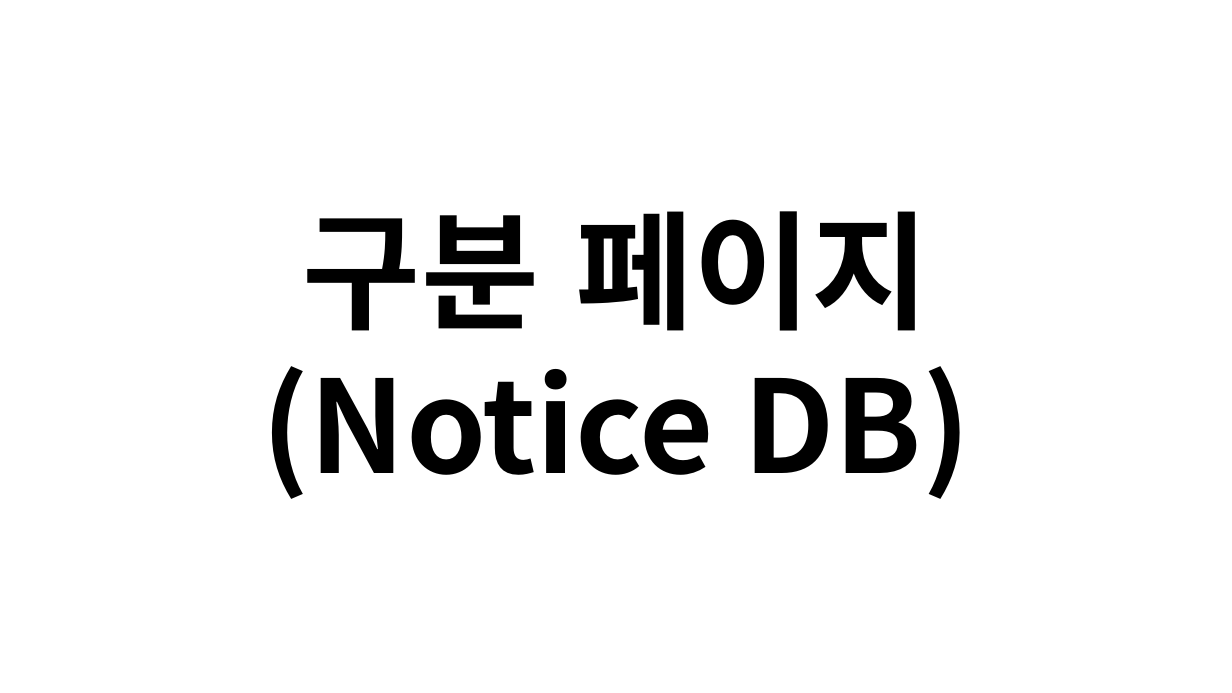
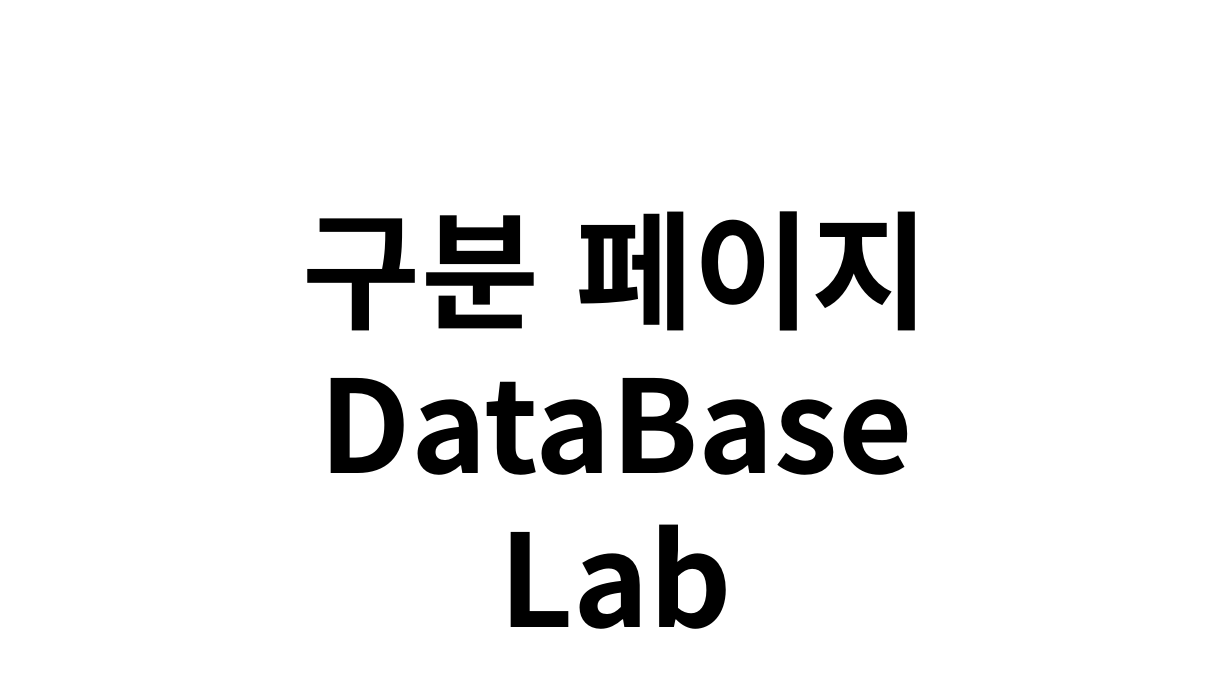
Before and after one commit to JoSihun/CGVR_Lab, a slide deck: slide 23 of documents/01_프로젝트_개발계획.pptx (slide 20 before the commit). Drawn at 1232x693 pixels with LibreOffice and Linux fonts; fonts in the diff are those of the drawing. Boxes give left, top, right and bottom in pixels: in the first picture for what was removed or moved away, otherwise in the second. Text is boxed around its words. In the diff, an @@ line names an element or a change of style, - is before the commit and + after.

```diff
--- a/documents/01_프로젝트_개발계획.pptx
+++ b/documents/01_프로젝트_개발계획.pptx
@@ text "구분 페이지": place and size @@
-text "구분 페이지" at (261, 211, 971, 499)
+text "구분 페이지" at (303, 211, 929, 629)
@@ text at (320, 378, 913, 629): text changed @@
-(Notice DB)
+DataBase Lab
```
Also in this commit, not shown: 21 other slides changed, 24 slides added, 4 slides removed, 4 other files.
